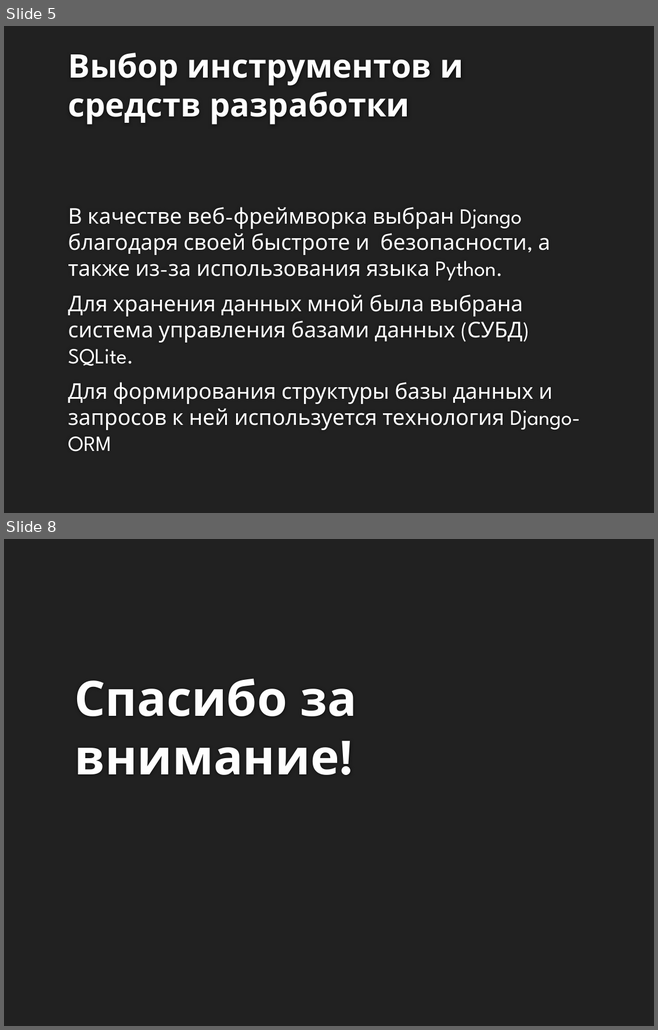
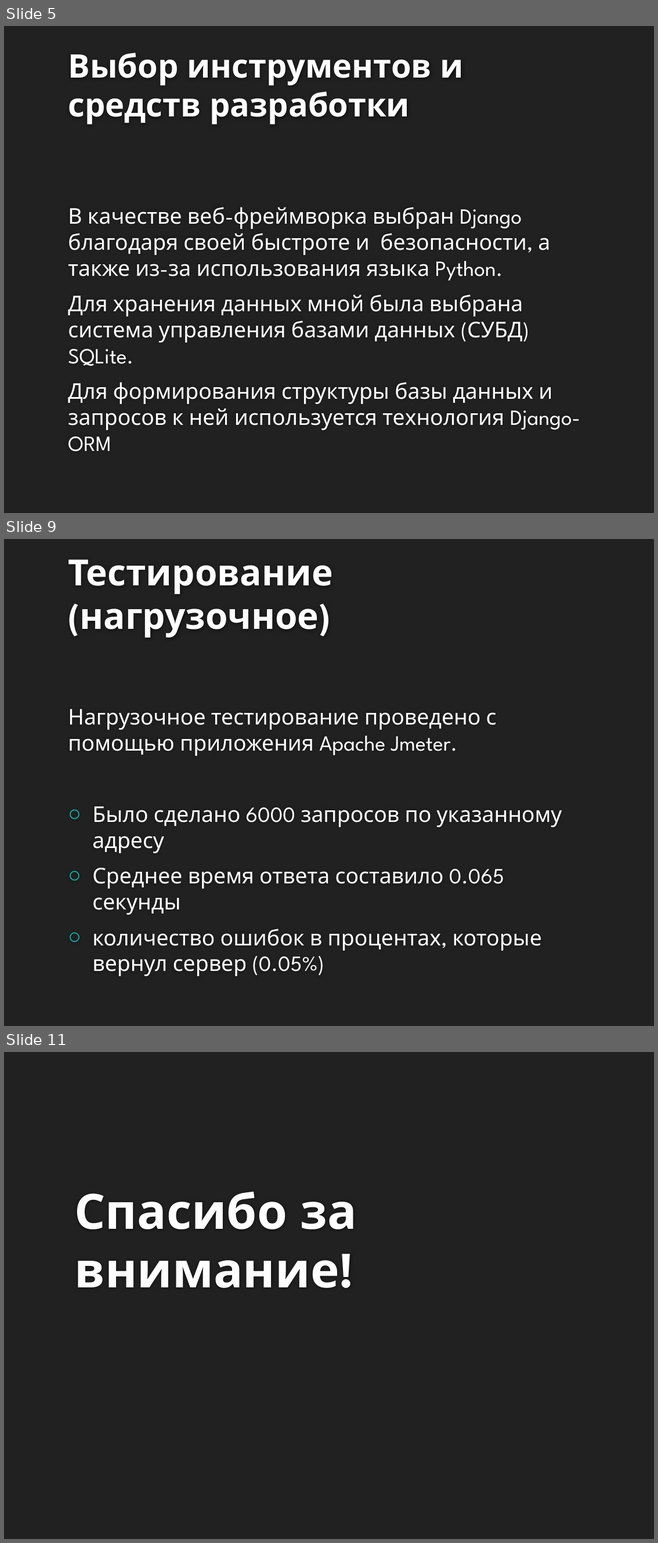
Before and after one commit to SerPan23/celevik, a slide deck: презентация.pptx. Shown one above the other, each under a label of ours: slides 5 and 8 before the commit, slides 5, 9 and 11 after it; the slides between them are not shown. The pictures are 658x1030 and 658x1543 pixels, drawn with LibreOffice and Linux fonts; fonts in the diff are those of the drawing; background and template pictures are left out. Boxes give left, top, right and bottom in pixels: in the first picture for what was removed or moved away, otherwise in the second. Text is boxed around its words. In the diff, an @@ line names an element or a change of style, - is before the commit and + after.

```diff
--- a/презентация.pptx
+++ b/презентация.pptx
@@ slide 9 added at bbox=[4, 539, 654, 1026], background #212121 @@
@@ title added at bbox=[68, 559, 332, 638], 40 pt, text #FEFEFE, bold @@
+Тестирование (нагрузочное)
@@ text added at bbox=[68, 709, 562, 976], 24 pt, text #FFFFFF @@
+Нагрузочное тестирование проведено с помощью приложения Apache Jmeter.
+○ Было сделано 6000 запросов по указанному адресу
+○ Среднее время ответа составило 0.065 секунды
+○ количество ошибок в процентах, которые вернул сервер (0.05%)
@@ what was slide 8 is now slide 11 @@
```
Also in this commit, not shown: 2 slides changed, 2 other slides added, 2 other files.
